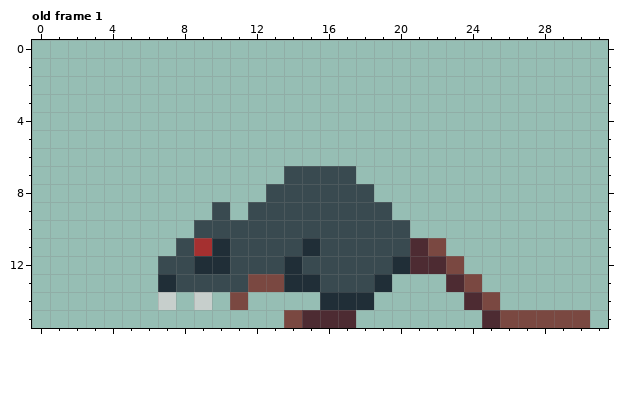
Two versions of one pixel-art file, aseprite/rat_melee_attack.aseprite. The first picture shows the starting point.
32x16 pixels, 12 frames. Shown: old frame 1. The commit also changed other frames, which this record leaves out.
After:
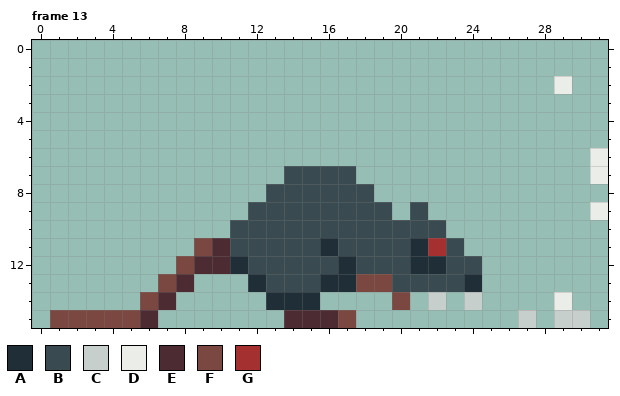
Palette (. is transparent): A #202e37  B #394a50  C #c7cfcc  D #ebede9  E #4d2b32  F #7a4841  G #a53030
A new or re-ordered frame is compared with the old frame closest to it.
The edit:
frames 12 -> 15
Changed rows in their new state; - is an unchanged pixel.
Frame 13 is new; against old frame 1:
first column x 29:
 2 D
first column x 1:
 6 ------------------------------D
 7 ------------------------------D
 9 ---------.----------B---------D
10 --------..----------BB---------
11 -------.FE----BA----AGB--------
12 ------.FEEA--B--A--BAABB-------
13 ------FE...ABBBAAFFBBBBA-------
14 -----FE-.-.-AAA...-F-C-C.---D--
15 FFFFFE-------E--F-------..C.CC-
Boxes around the changes in both pictures, in picture pixels (x1, y1, x2, y2):
added: (554, 76, 572, 94)
changed: (50, 148, 608, 328)
